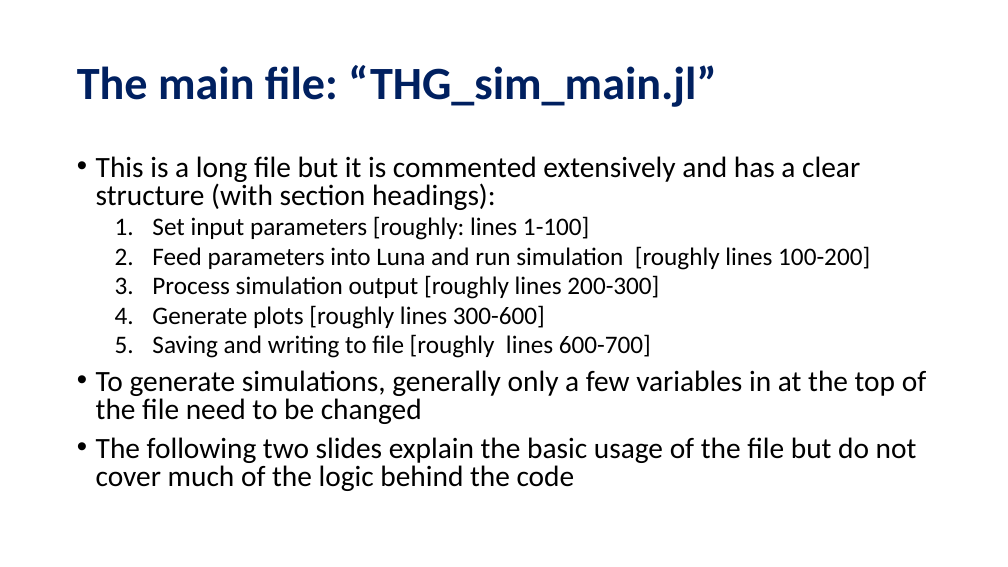
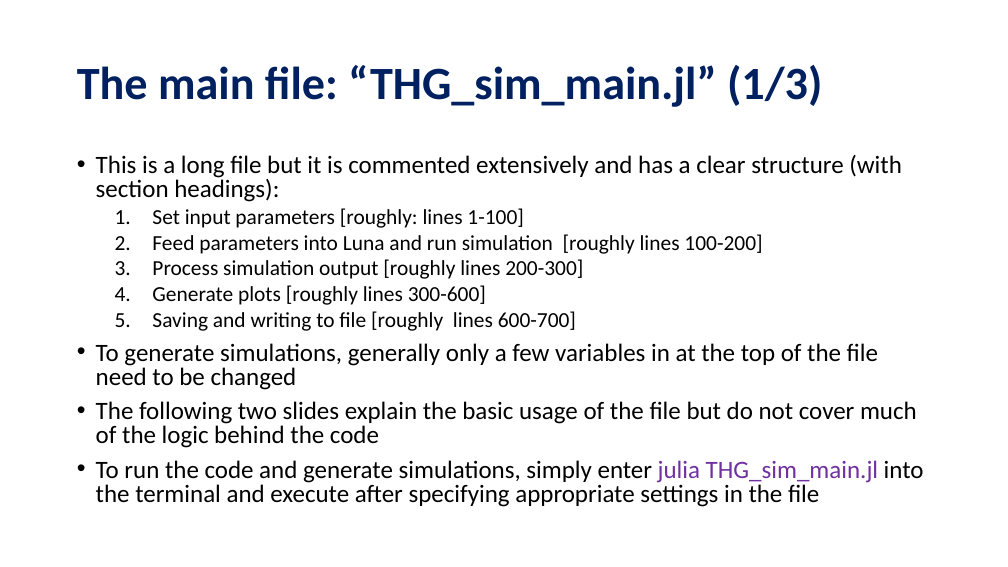
Before and after one commit to david-f-amorim/Simulating-THG-of-few-femtosecond-pulses-in-a-noble-gas-, a slide deck: slide 6 of presentations/DESY - Code Handover.pptx. Drawn at 1008x567 pixels with LibreOffice and Linux fonts; fonts in the diff are those of the drawing. Boxes give left, top, right and bottom in pixels: in the first picture for what was removed or moved away, otherwise in the second. Text is boxed around its words. In the diff, an @@ line names an element or a change of style, - is before the commit and + after.

```diff
--- a/presentations/DESY - Code Handover.pptx
+++ b/presentations/DESY - Code Handover.pptx
@@ title at (77,65,822,107): text changed @@
-The main file: “THG_sim_main.jl”
+The main file: “THG_sim_main.jl” (1/3)
@@ text at (96,155,917,448): size 28 to 23.8 pt in "This is a long file but it ...", "To generate simulations, generally only a few ...", "The following two slides explain the basic ..."; size 24 to 20.4 pt in "Set input parameters [roughly: lines 1-100]", "Feed parameters into Luna and run simulation ...", "Process simulation output [roughly lines 200-300]", "Generate plots [roughly lines 300-600]" and 1 more places @@
@@ text at (96,460,924,507): paragraph added @@
+• To run the code and generate simulations, simply enter julia THG_sim_main.jl into the terminal and execute after specifying appropriate settings in the file
```
Also in this commit, not shown: 6 other slides changed, 33 other files.
